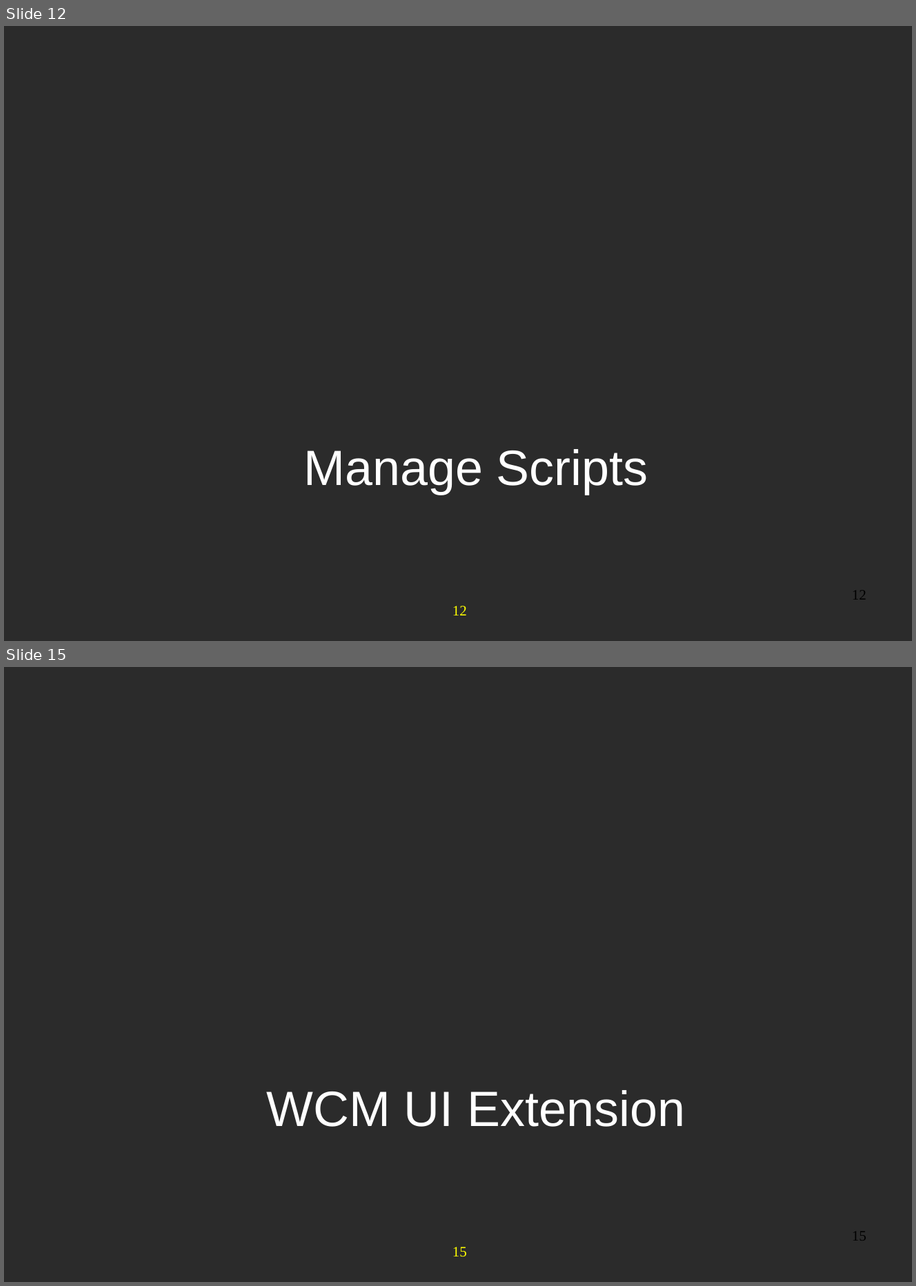
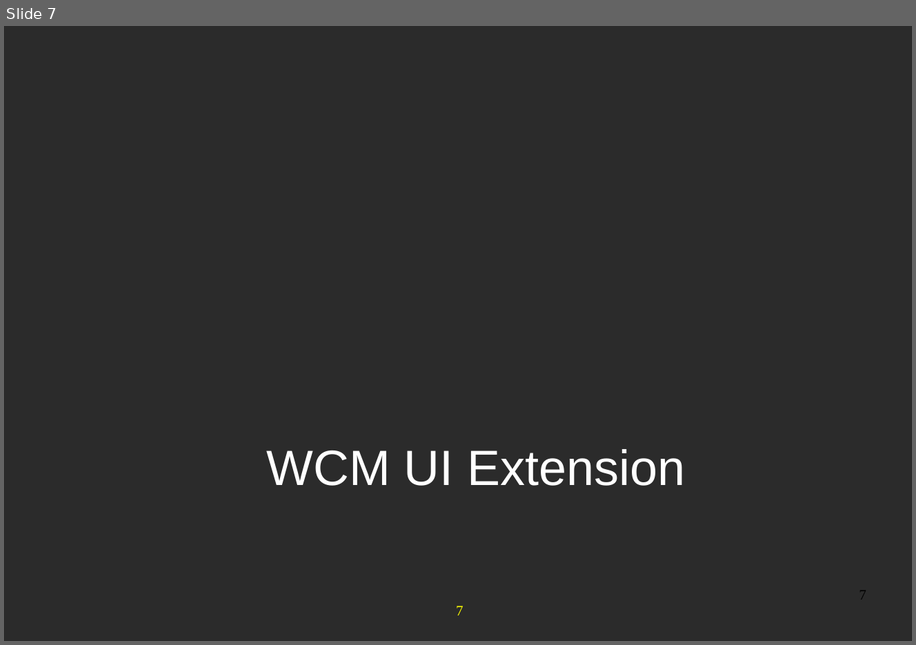
Before and after one commit to anhvurz90/training, a slide deck: slides/exo-developer/en/280-WCM-XDev-en.ppt. Shown one above the other, each under a label of ours: slides 12 and 15 before the commit, slide 7 after it; the slides between them are not shown. The pictures are 916x1286 and 916x645 pixels, drawn with LibreOffice and Linux fonts; fonts in the diff are those of the drawing; background and template pictures are left out; a plain dark background stands for a picture behind light text. Boxes give left, top, right and bottom in pixels: in the first picture for what was removed or moved away, otherwise in the second. Text is boxed around its words. In the diff, an @@ line names an element or a change of style, - is before the commit and + after.

```diff
--- a/slides/exo-developer/en/280-WCM-XDev-en.ppt
+++ b/slides/exo-developer/en/280-WCM-XDev-en.ppt
@@ slide 12 removed at (x1=4, y1=26, x2=912, y2=641), background picture (left out); not listed: 1 template element that a slide beside it also shows @@
@@ text removed at (x1=303, y1=449, x2=648, y2=495) @@
-Manage Scripts
@@ page number removed at (x1=852, y1=590, x2=866, y2=599) @@
-12
@@ what was slide 15 is now slide 7 @@
@@ page number at (x1=859, y1=590, x2=866, y2=599): text changed @@
-15
+7
@@ page number at (x1=456, y1=606, x2=463, y2=615): text changed @@
-15
+7
```
Also in this commit, not shown: 3 slides changed, 8 other slides removed, 2 other files.
